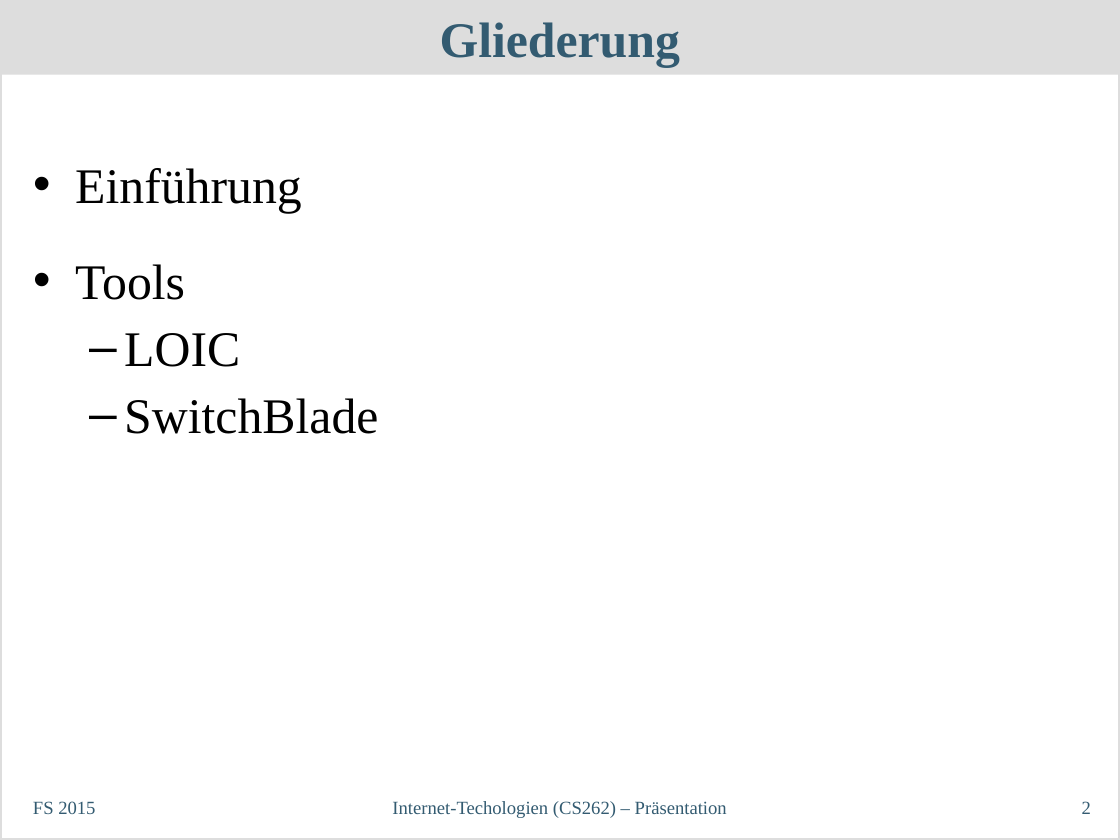
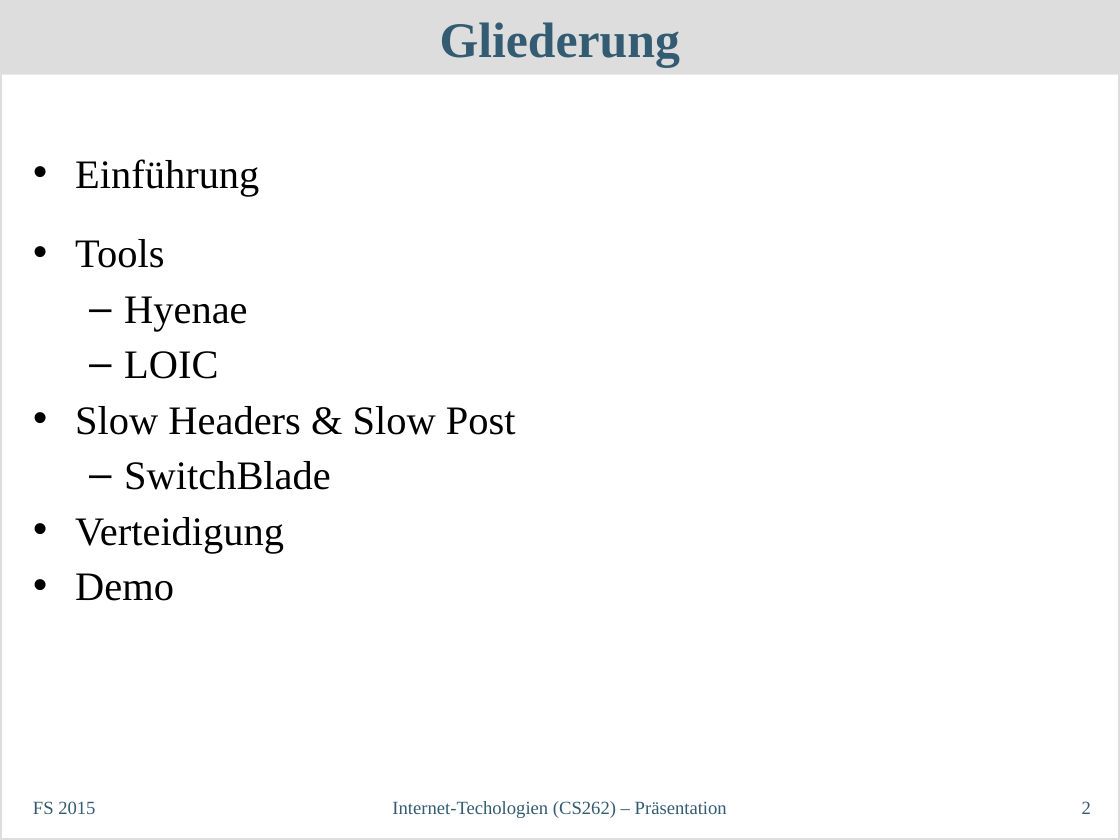
Before and after one commit to philipp-oldenburg/dos, a slide deck: slide 2 of Abschlusspräsentation/InetTech-Präsentation.odp. Drawn at 1120x840 pixels with LibreOffice and Linux fonts; fonts in the diff are those of the drawing. Boxes give left, top, right and bottom in pixels: in the first picture for what was removed or moved away, otherwise in the second. Text is boxed around its words. In the diff, an @@ line names an element or a change of style, - is before the commit and + after.

```diff
--- a/Abschlusspräsentation/InetTech-Präsentation.odp
+++ b/Abschlusspräsentation/InetTech-Präsentation.odp
@@ text at [75,159,331,490]: size 32 to 26 pt in "Einführung", "Tools", "LOIC", "SwitchBlade" @@
@@ text at [124,296,247,331]: paragraph added @@
+  – Hyenae
@@ text at [75,406,516,435]: paragraph added @@
+• Slow Headers & Slow Post
@@ text at [75,517,284,601]: paragraphs added @@
+• Verteidigung
+• Demo
```
Also in this commit, not shown: 1 slide added, 1 other file.
